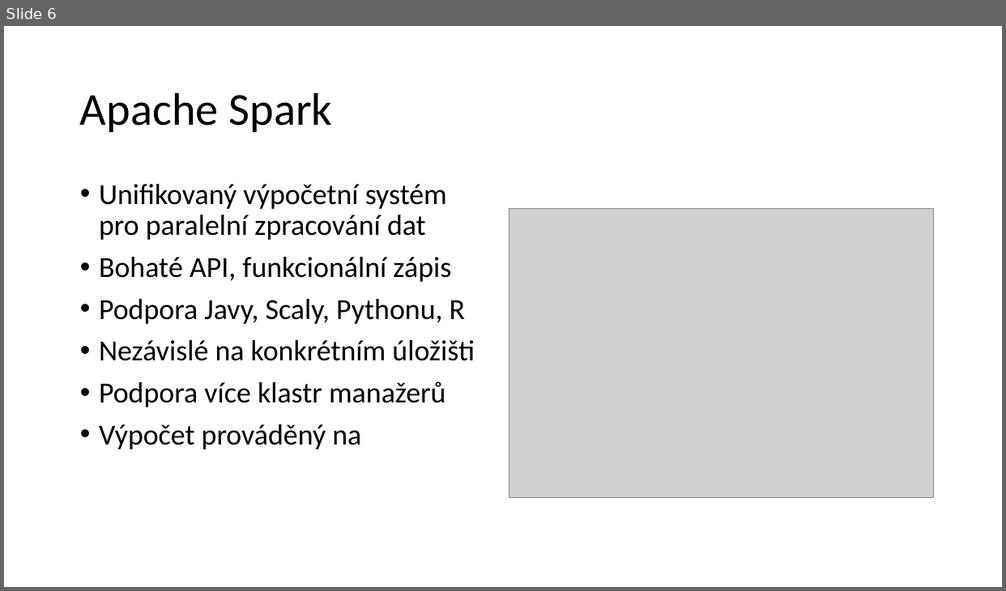
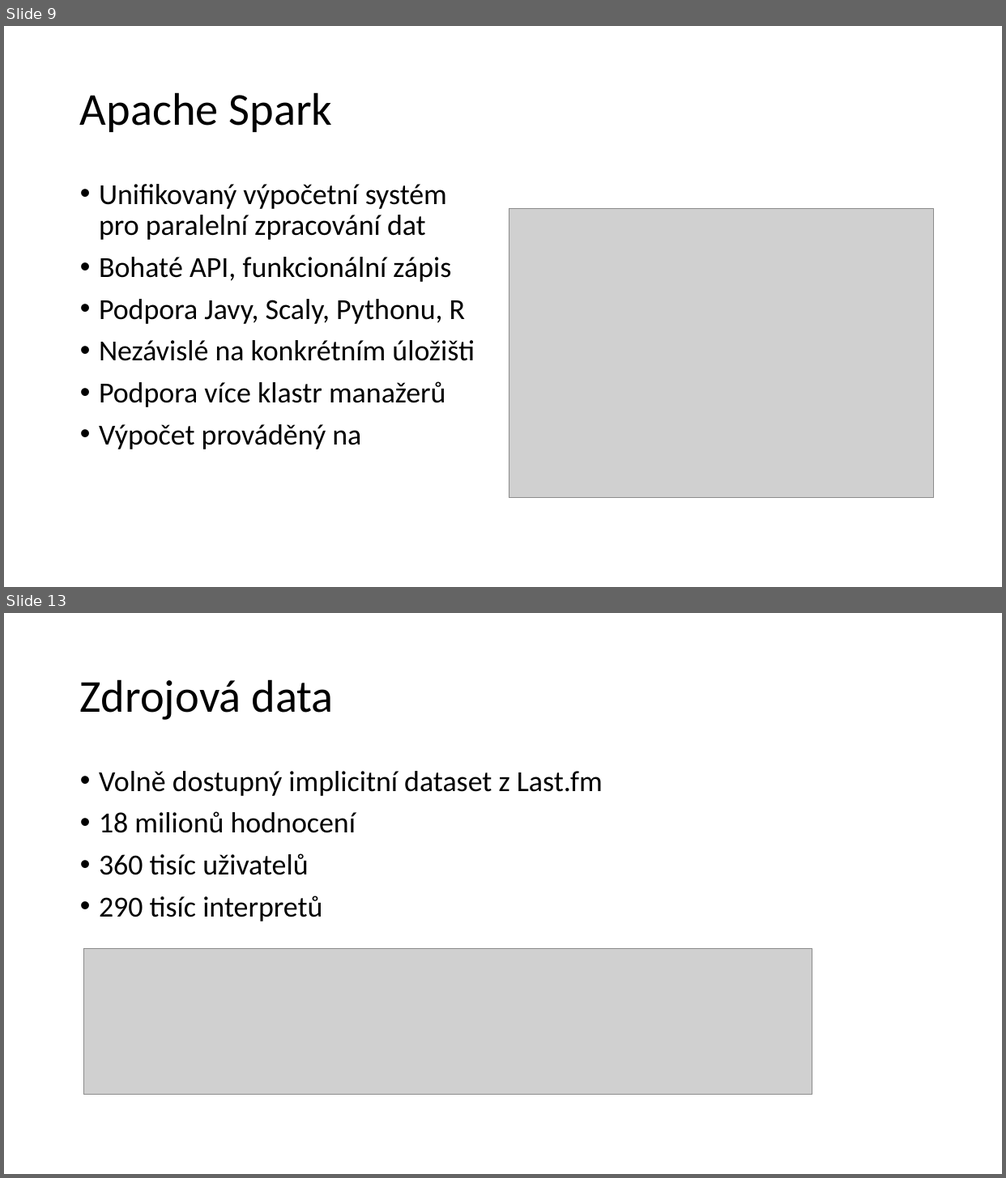
Before and after one commit to barenode/bp, a slide deck: prezentace.pptx. Shown one above the other, each under a label of ours: slide 6 before the commit, slides 9 and 13 after it; the slides between them are not shown. The pictures are 1006x591 and 1006x1178 pixels, drawn with LibreOffice and Linux fonts; fonts in the diff are those of the drawing; grey boxes stand for pictures. Boxes give left, top, right and bottom in pixels: in the first picture for what was removed or moved away, otherwise in the second. Text is boxed around its words. In the diff, an @@ line names an element or a change of style, - is before the commit and + after.

```diff
--- a/prezentace.pptx
+++ b/prezentace.pptx
@@ slide 13 added at bbox=[4, 613, 1002, 1174], background #FFFFFF @@
@@ title added at bbox=[80, 679, 334, 720], 44 pt, text #000000 @@
+Zdrojová data
@@ text added at bbox=[99, 771, 603, 922], 28 pt, text #000000 @@
+• Volně dostupný implicitní dataset z Last.fm
+• 18 milionů hodnocení
+• 360 tisíc uživatelů
+• 290 tisíc interpretů
@@ picture added at bbox=[84, 949, 812, 1095] @@
@@ what was slide 6 is now slide 9 @@
```
Also in this commit, not shown: 1 slide changed, 10 other slides added, 1 slide removed, 5 other files.
